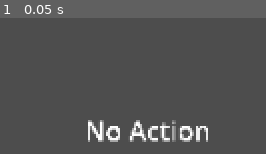
Above: before the commit, frame 1.
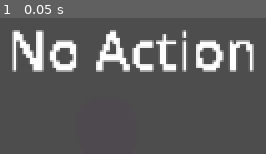
Above: after the commit, the same moment.

Repository: BoThompson/PMS
Game: Godot game, scene res://Prefabs/combatant.tscn
Two runs of this game, one before a commit and one after it. Both use one fixed random seed, a clock stepped at 60 frames per second and the inputs below. This scene is started directly instead of the project's main scene.
Inputs:
- Up to frame 1 (0.05 s): no input

The runs differ from the first frame. In frame 1, 14% of the frame differs, in the area x 4-96%, y 8-92%.

Commit message:
Corrected some issues with strike basic attack.

Diff:
--- a/Prefabs/Battle Sprites/default.tscn
+++ b/Prefabs/Battle Sprites/default.tscn
@@ -10,6 +10,7 @@
 
 [node name="Sprite2D" type="Sprite2D" parent="."]
 position = Vector2(17, -39)
+scale = Vector2(2, 2)
 texture = ExtResource("2_vdtte")
 
 [node name="AnimationTree" type="AnimationTree" parent="."]
--- a/Prefabs/combatant.tscn
+++ b/Prefabs/combatant.tscn
@@ -5,6 +5,7 @@
 
 [node name="Combatant" type="Sprite2D"]
 position = Vector2(381, 183)
+scale = Vector2(2, 2)
 texture = ExtResource("1_8eptv")
 script = ExtResource("2_s11au")
 ready_timer = 5.0
--- a/Scripts/Combatant.gd
+++ b/Scripts/Combatant.gd
@@ -56,7 +56,7 @@
 	print("Aura blast at " + target)
 
 
-func punch(target):
+func strike(target):
 	occupied = true
 	target.occupied = true
 	print("Punch at " + target.name)
@@ -80,13 +80,15 @@
 
 func queue_action(action):
 	queued_actions.append(action)
+	if len(queued_actions) == 1:
+		$Label.text = action.name
 
 func initiate_action(action):
 	$Label.text = "No Action"
 	current_action = action
 	match action.name:
 		"aura blast": aura_blast(action.target)
-		"punch": punch(action.target)
+		"strike": strike(action.target)
 
 func set_action_label(action):
 	$Label.text = action
